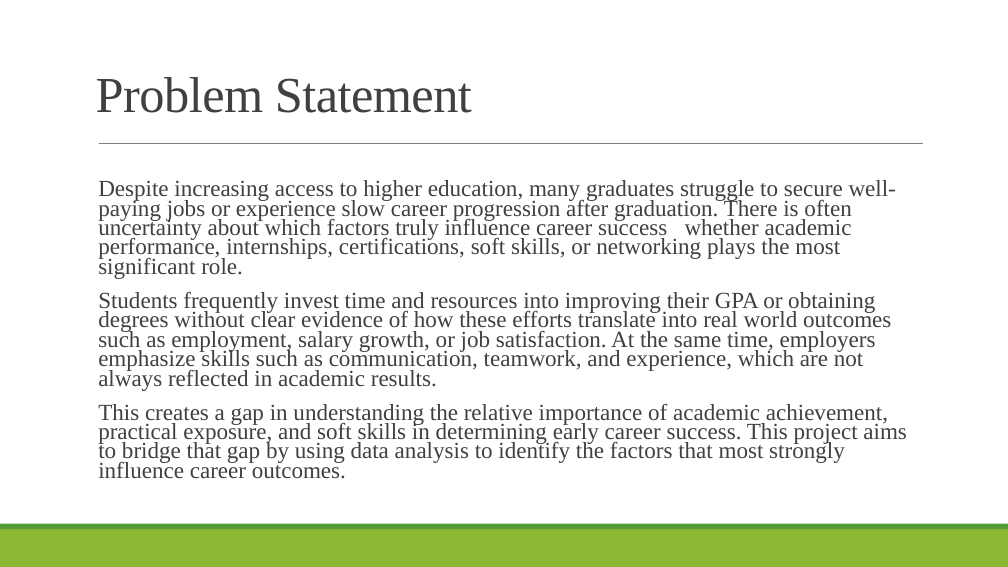
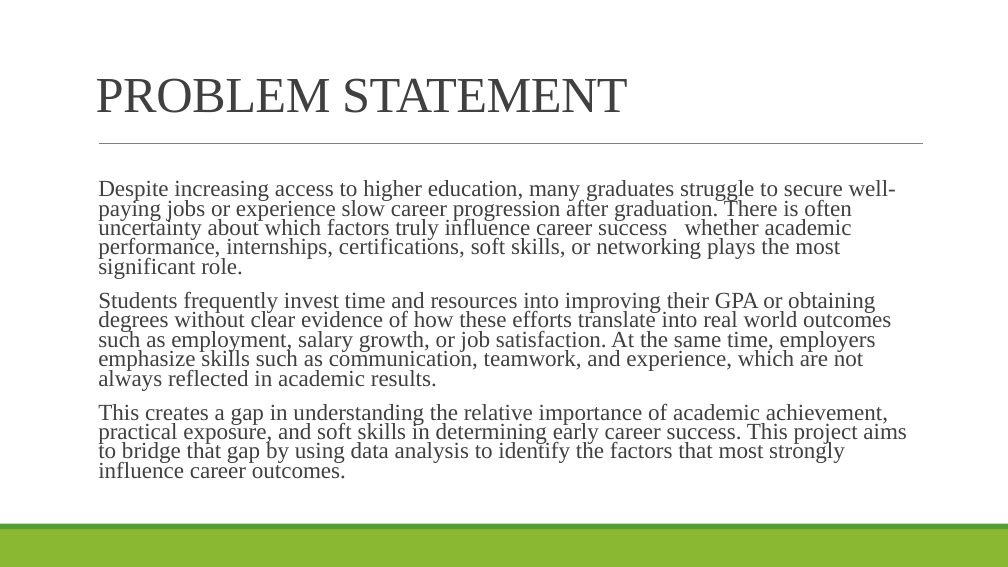
Before and after one commit to raphaelayerteyfloku1-bot/From-Education-to-Employment-Analyzing-Early-Career-Success, a slide deck: slide 3 of education success ppt.pptx. Drawn at 1008x567 pixels with LibreOffice and Linux fonts; fonts in the diff are those of the drawing. Boxes give left, top, right and bottom in pixels: in the first picture for what was removed or moved away, otherwise in the second. Text is boxed around its words. In the diff, an @@ line names an element or a change of style, - is before the commit and + after.

```diff
--- a/education success ppt.pptx
+++ b/education success ppt.pptx
@@ title at [96, 78, 628, 113]: text changed @@
-Problem Statement
+PROBLEM STATEMENT
```
Also in this commit, not shown: 2 other slides changed, 2 slides added.
